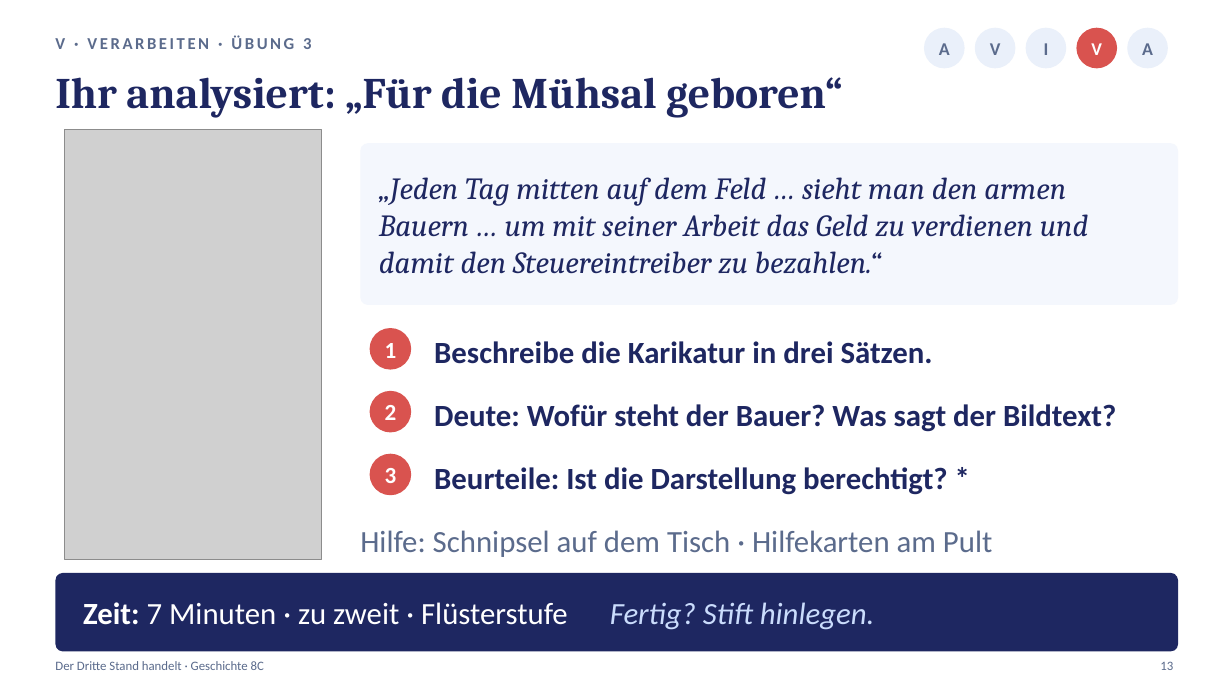
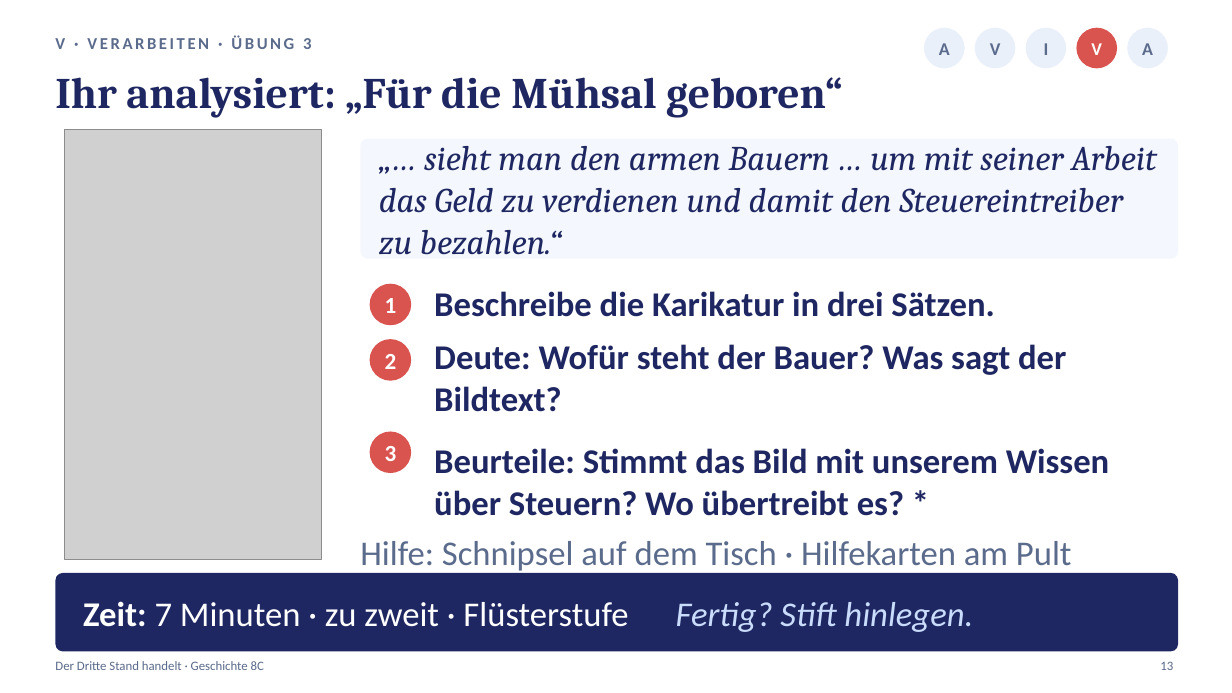
Before and after one commit to golzkonstantin-gif/Schule, a slide deck: slide 13 of Geschichte_8/Stunde2_Nationalversammlung/Praesentation_Stunde2_Nationalversammlung.pptx. Drawn at 1232x693 pixels with LibreOffice and Linux fonts; fonts in the diff are those of the drawing; grey boxes stand for pictures. Boxes give left, top, right and bottom in pixels: in the first picture for what was removed or moved away, otherwise in the second. Text is boxed around its words. In the diff, an @@ line names an element or a change of style, - is before the commit and + after.

```diff
--- a/Geschichte_8/Stunde2_Nationalversammlung/Praesentation_Stunde2_Nationalversammlung.pptx
+++ b/Geschichte_8/Stunde2_Nationalversammlung/Praesentation_Stunde2_Nationalversammlung.pptx
@@ rounded rectangle: place and size @@
-rounded rectangle at [360,143,1178,305]
+rounded rectangle at [360,139,1178,259]
@@ rounded rectangle at [360,139,1178,259]: proportions changed @@
@@ text at [379,146,1157,255]: text changed; size 24 to 27 pt @@
-„Jeden Tag mitten auf dem Feld … sieht man den armen Bauern … um mit seiner Arbeit das Geld zu verdienen und damit den Steuereintreiber zu bezahlen.“
+„… sieht man den armen Bauern … um mit seiner Arbeit das Geld zu verdienen und damit den Steuereintreiber zu bezahlen.“
@@ text "1": place and size @@
-text "1" at [385,343,397,358]
+text "1" at [385,298,397,313]
@@ ellipse: place and size @@
-ellipse at [370,328,411,370]
+ellipse at [370,284,411,325]
@@ size 24 to 27 pt in 4 elements at [83,601,973,632], [360,541,1072,574], [434,344,1066,412], [434,291,995,317] @@
@@ text "Beschreibe die Karikatur in drei ...": place and size @@
-text "Beschreibe die Karikatur in drei ..." at [434,341,933,364]
+text "Beschreibe die Karikatur in drei ..." at [434,291,995,317]
@@ text "2": place and size @@
-text "2" at [385,405,397,420]
+text "2" at [385,354,397,369]
@@ ellipse: place and size @@
-ellipse at [370,391,411,433]
+ellipse at [370,339,411,381]
@@ text "Deute: Wofür steht der Bauer? ...": place and size @@
-text "Deute: Wofür steht der Bauer? ..." at [434,404,1116,432]
+text "Deute: Wofür steht der Bauer? ..." at [434,344,1066,412]
@@ text "3": place and size @@
-text "3" at [385,468,397,483]
+text "3" at [385,446,397,461]
@@ ellipse: place and size @@
-ellipse at [370,454,411,495]
+ellipse at [370,432,411,473]
@@ text at [434,448,1110,516]: text changed; size 24 to 27 pt @@
-Beurteile: Ist die Darstellung berechtigt? *
+Beurteile: Stimmt das Bild mit unserem Wissen über Steuern? Wo übertreibt es? *
@@ text "Hilfe: Schnipsel auf dem Tisch ...": place and size @@
-text "Hilfe: Schnipsel auf dem Tisch ..." at [360,530,992,557]
+text "Hilfe: Schnipsel auf dem Tisch ..." at [360,541,1072,574]
```
Also in this commit, not shown: 16 other slides changed, 21 other files.
